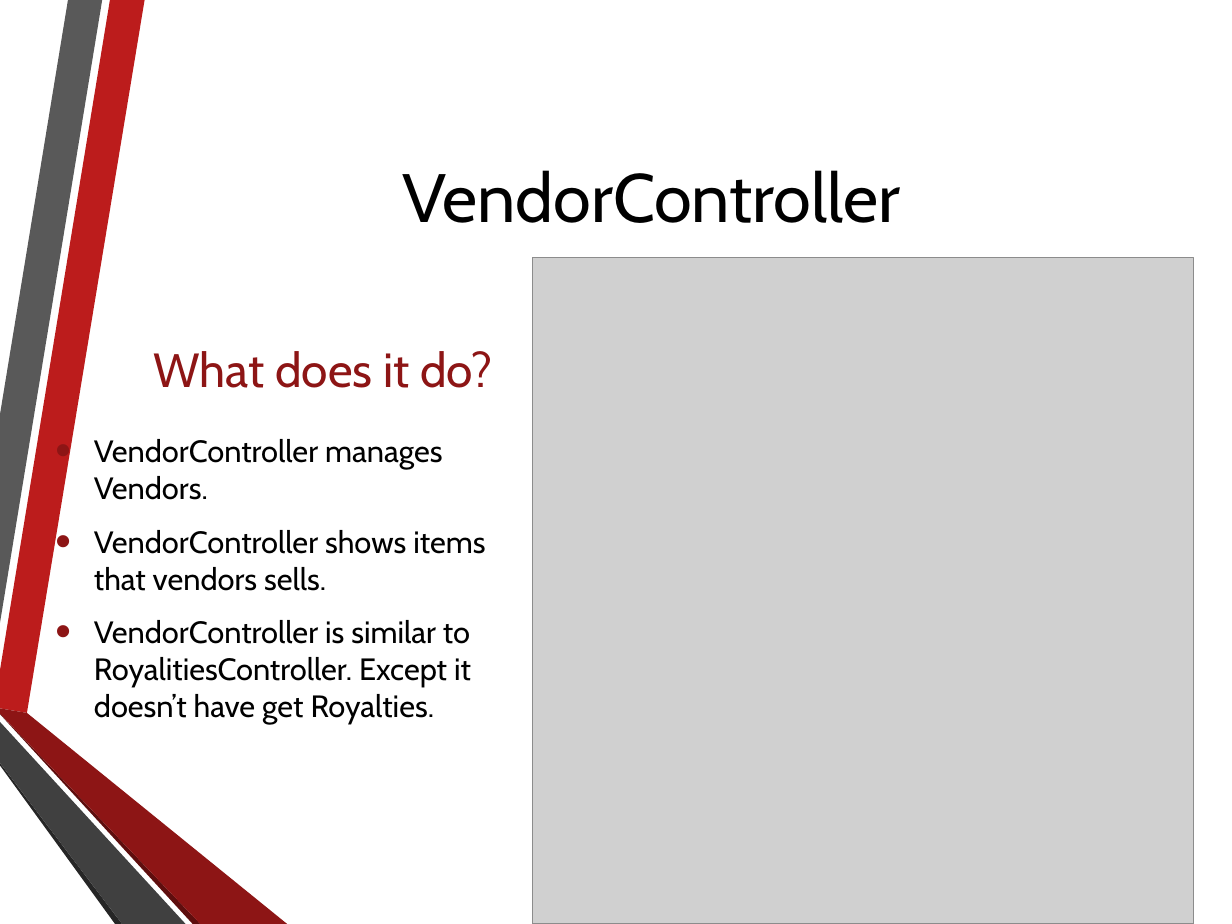
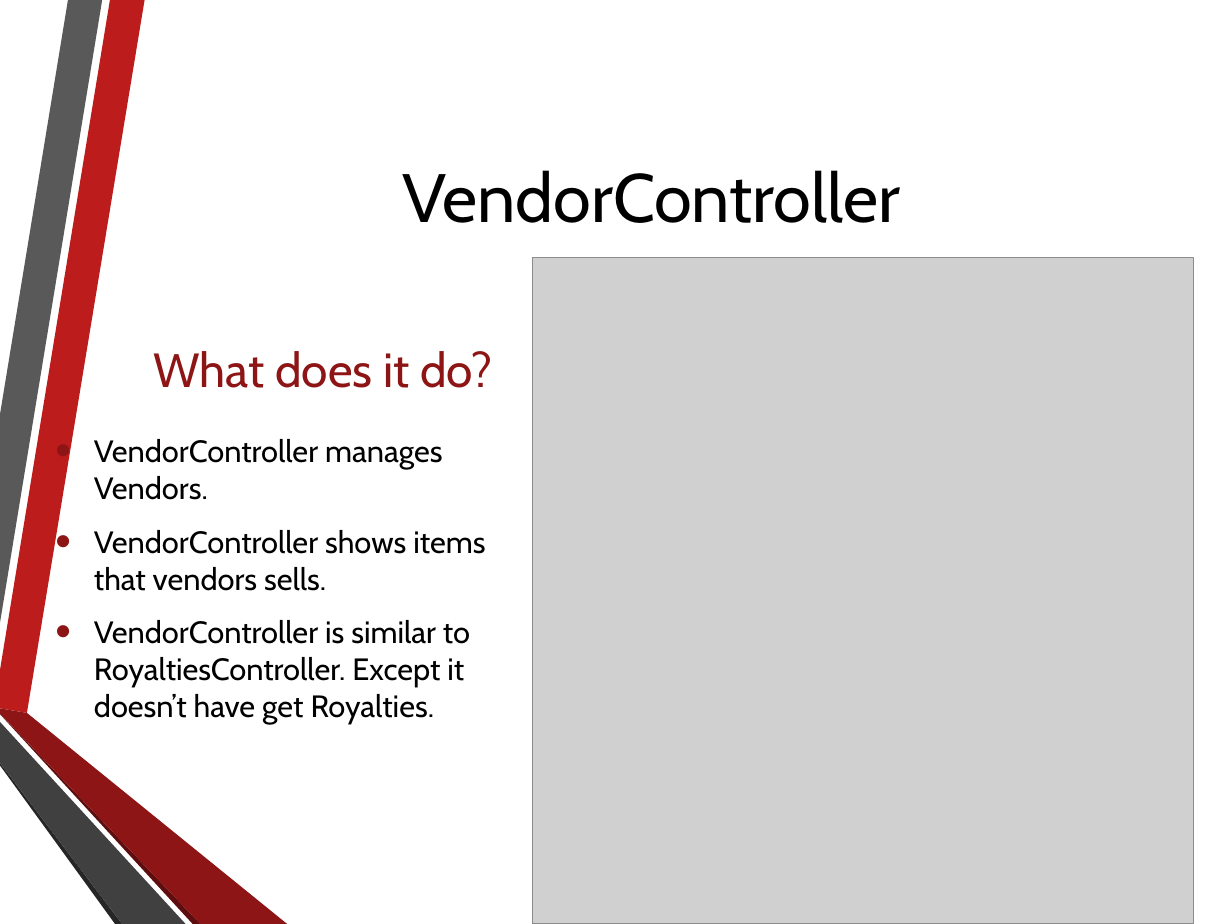
Before and after one commit to NathanielInman/IMS, a slide deck: slide 20 of Development Resources/Presentation.pptx. Drawn at 1232x924 pixels with LibreOffice and Linux fonts; fonts in the diff are those of the drawing; grey boxes stand for pictures; background and template pictures are left out. Boxes give left, top, right and bottom in pixels: in the first picture for what was removed or moved away, otherwise in the second. Text is boxed around its words. In the diff, an @@ line names an element or a change of style, - is before the commit and + after.

```diff
--- a/Development Resources/Presentation.pptx
+++ b/Development Resources/Presentation.pptx
@@ text at (94, 620, 470, 724): text changed @@
-• VendorController is similar to RoyalitiesController. Except it doesn’t have get Royalties.
+• VendorController is similar to RoyaltiesController. Except it doesn’t have get Royalties.
```
Also in this commit, not shown: 4 other slides changed.
